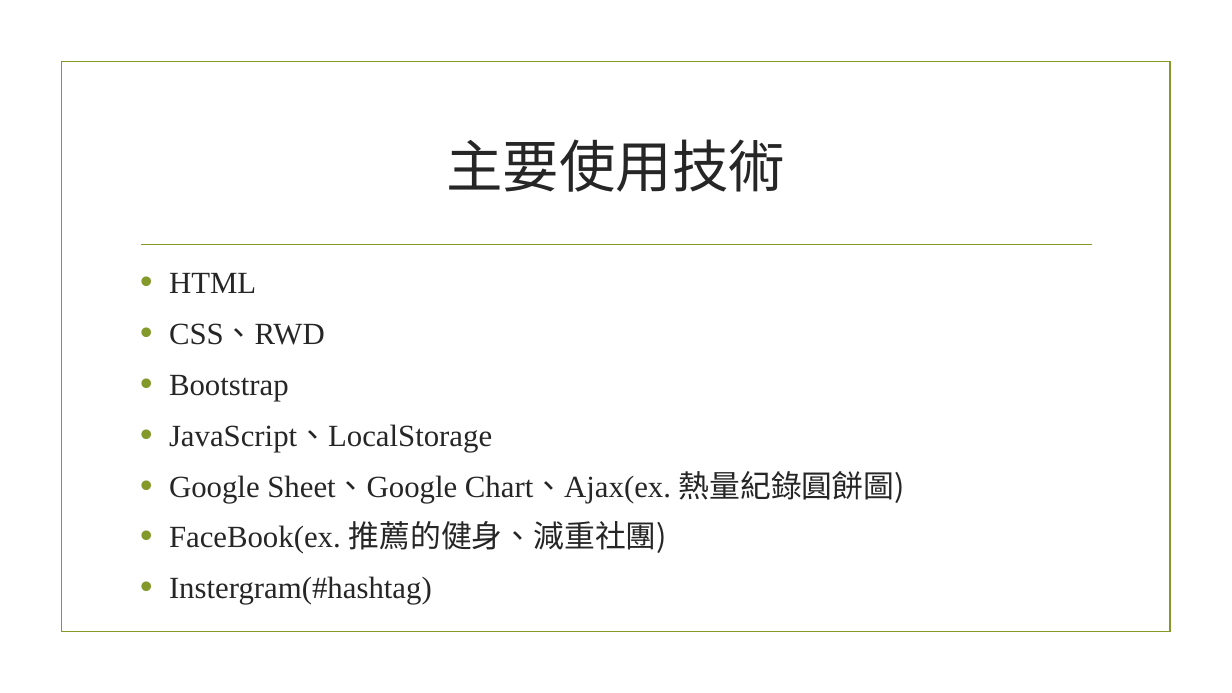
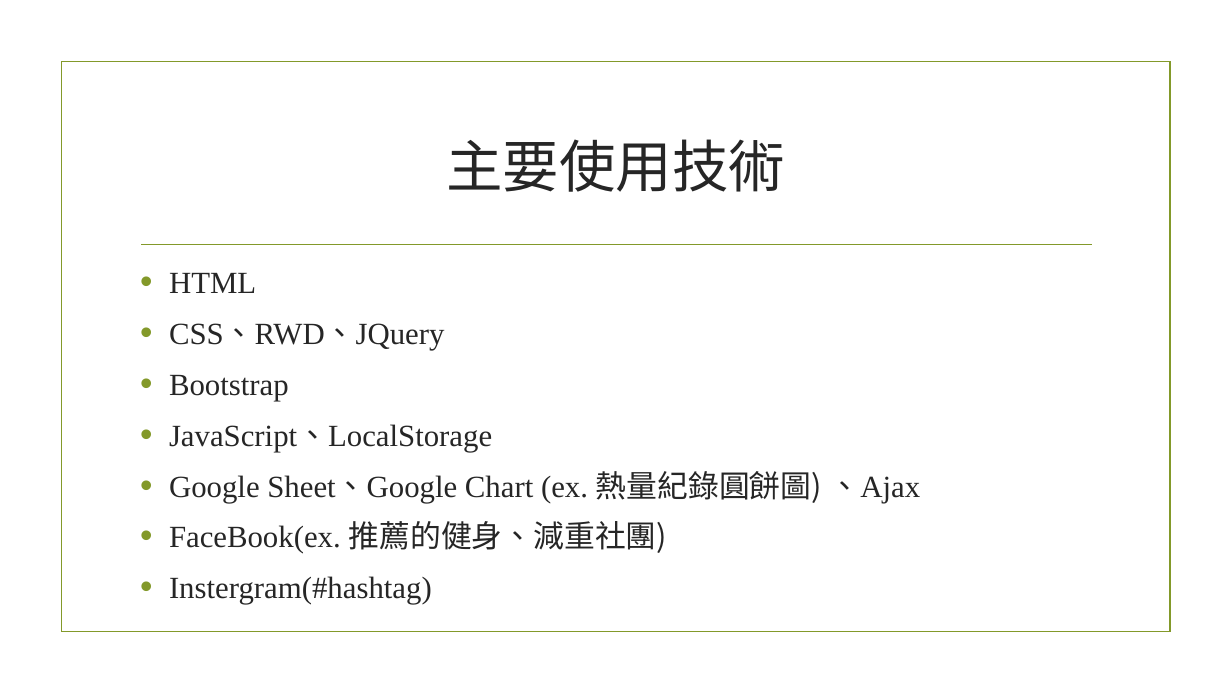
Before and after one commit to 00757039/NoFoodNoLife, a slide deck: slide 11 of 網站說明.pptx. Drawn at 1232x693 pixels with LibreOffice and Linux fonts; fonts in the diff are those of the drawing; background and template pictures are left out. Boxes give left, top, right and bottom in pixels: in the first picture for what was removed or moved away, otherwise in the second. Text is boxed around its words. In the diff, an @@ line names an element or a change of style, - is before the commit and + after.

```diff
--- a/網站說明.pptx
+++ b/網站說明.pptx
@@ text at (169, 323, 445, 350): text changed @@
-• CSS、RWD
+• CSS、RWD、JQuery
@@ text at (169, 471, 921, 504): text changed @@
-• Google Sheet、Google Chart、Ajax(ex. 熱量紀錄圓餅圖)
+• Google Sheet、Google Chart (ex. 熱量紀錄圓餅圖) 、Ajax
```
Also in this commit, not shown: 3 slides added.
